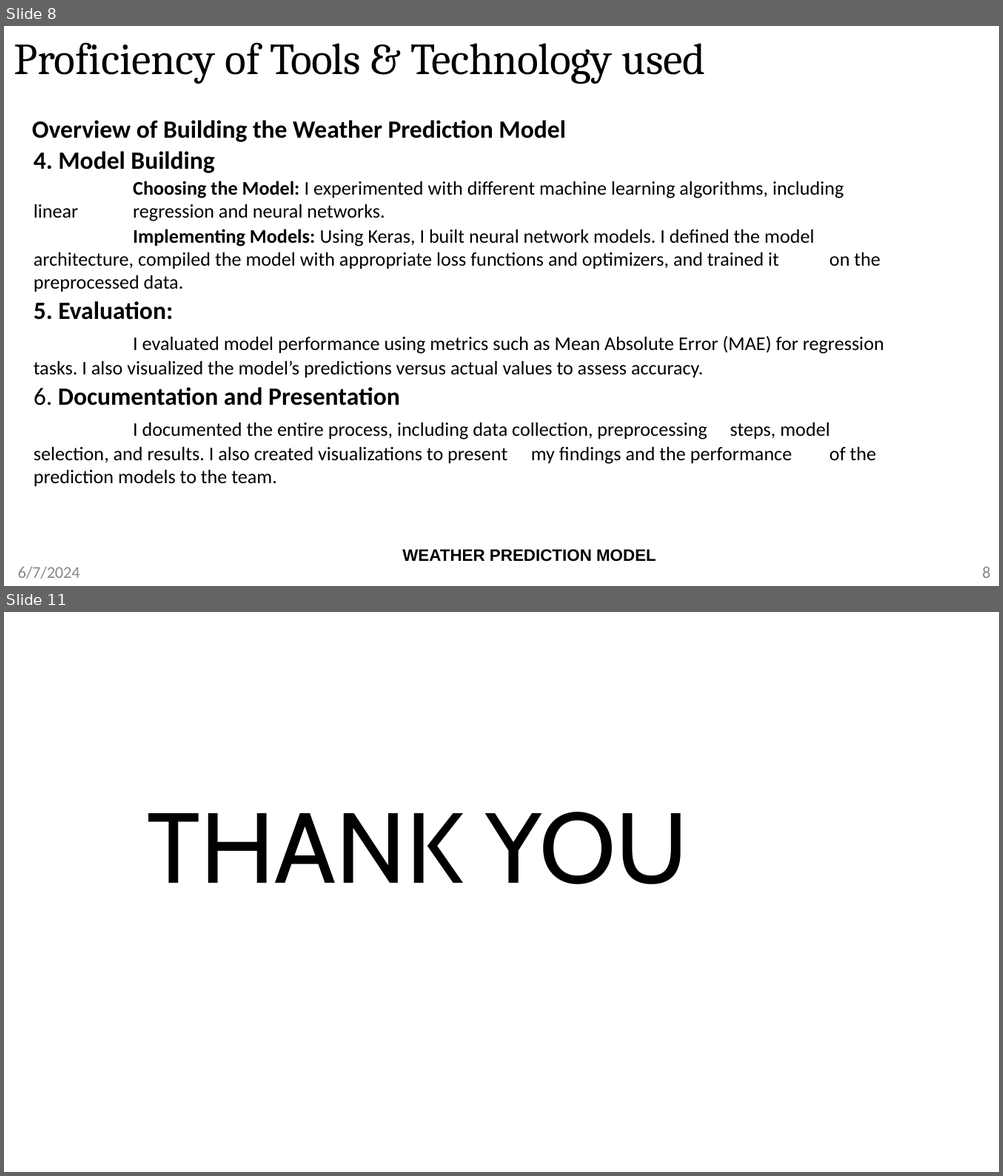
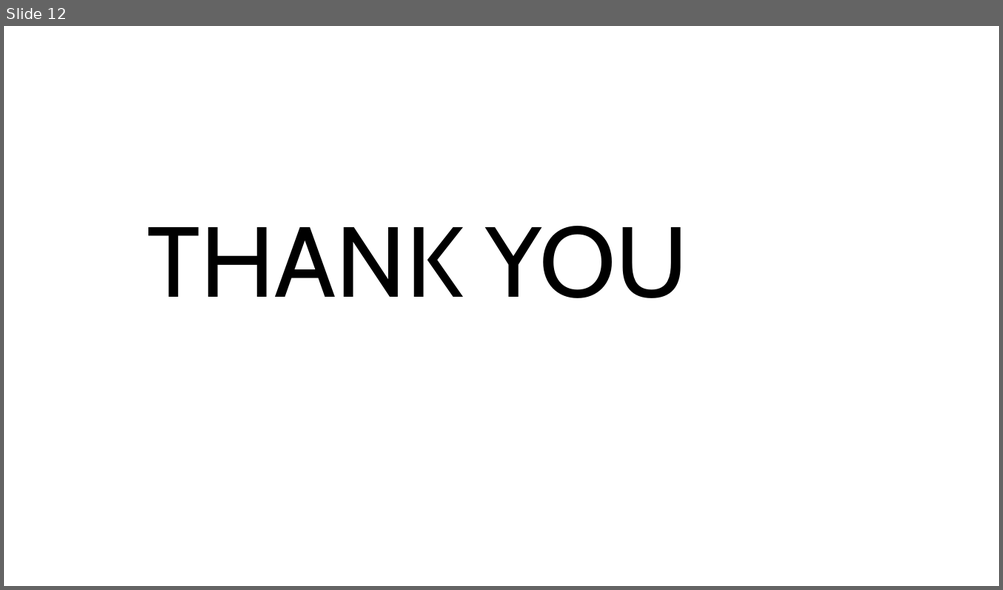
Before and after one commit to Anish202020/6th-Semester, a slide deck: Report and PPT/Internship/Ppt/Anish Kumar 1AY21CS028 Internship 6thsem-21scheme.pptx. Shown one above the other, each under a label of ours: slides 8 and 11 before the commit, slide 12 after it; the slides between them are not shown. The pictures are 1003x1176 and 1003x590 pixels, drawn with LibreOffice and Linux fonts; fonts in the diff are those of the drawing; background and template pictures are left out. Boxes give left, top, right and bottom in pixels: in the first picture for what was removed or moved away, otherwise in the second. Text is boxed around its words. In the diff, an @@ line names an element or a change of style, - is before the commit and + after.

```diff
--- a/Report and PPT/Internship/Ppt/Anish Kumar 1AY21CS028 Internship 6thsem-21scheme.pptx
+++ b/Report and PPT/Internship/Ppt/Anish Kumar 1AY21CS028 Internship 6thsem-21scheme.pptx
@@ slide 8 removed at bbox=[4, 26, 999, 586], background #FFFFFF @@
@@ title removed at bbox=[14, 42, 706, 84] @@
-Proficiency of Tools & Technology used
@@ text removed at bbox=[32, 120, 884, 487] @@
-Overview of Building the Weather Prediction Model
-4. Model Building
-Choosing the Model: I experimented with different machine learning algorithms, including linear regression and neural networks.
-Implementing Models: Using Keras, I built neural network models. I defined the model architecture, compiled the model with appropriate loss functions and optimizers, and trained it on the preprocessed data.
-5. Evaluation:
-I evaluated model performance using metrics such as Mean Absolute Error (MAE) for regression tasks. I also visualized the model’s predictions versus actual values to assess accuracy.
-6. Documentation and Presentation
-I documented the entire process, including data collection, preprocessing steps, model selection, and results. I also created visualizations to present my findings and the performance of the prediction models to the team.
@@ text removed at bbox=[402, 549, 656, 562] @@
-WEATHER PREDICTION MODEL
@@ text removed at bbox=[18, 566, 80, 579] @@
-6/7/2024
@@ page number removed at bbox=[982, 567, 990, 578] @@
-8
@@ what was slide 11 is now slide 12 @@
```
Also in this commit, not shown: 9 slides changed, 2 slides added, 15 other files.
